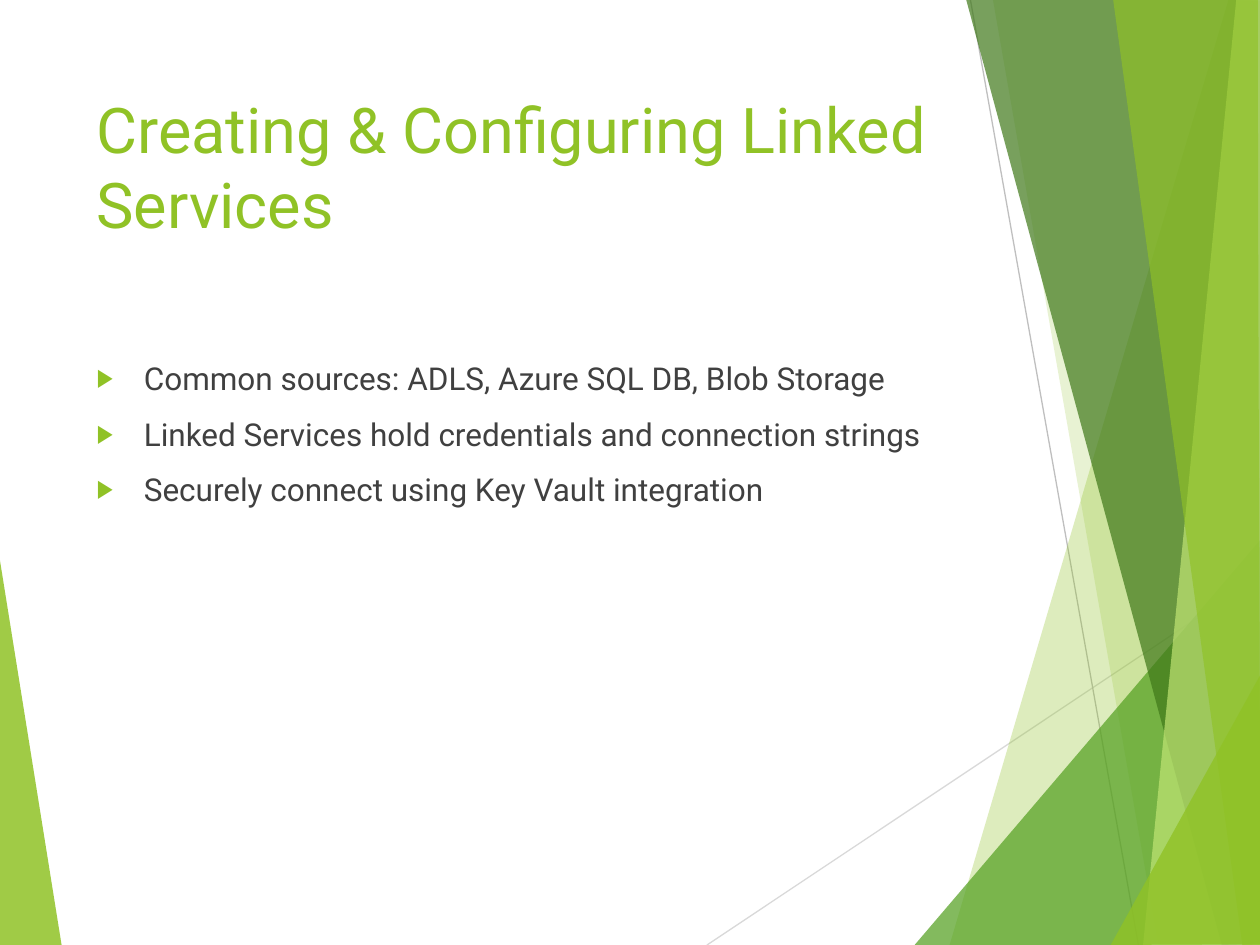
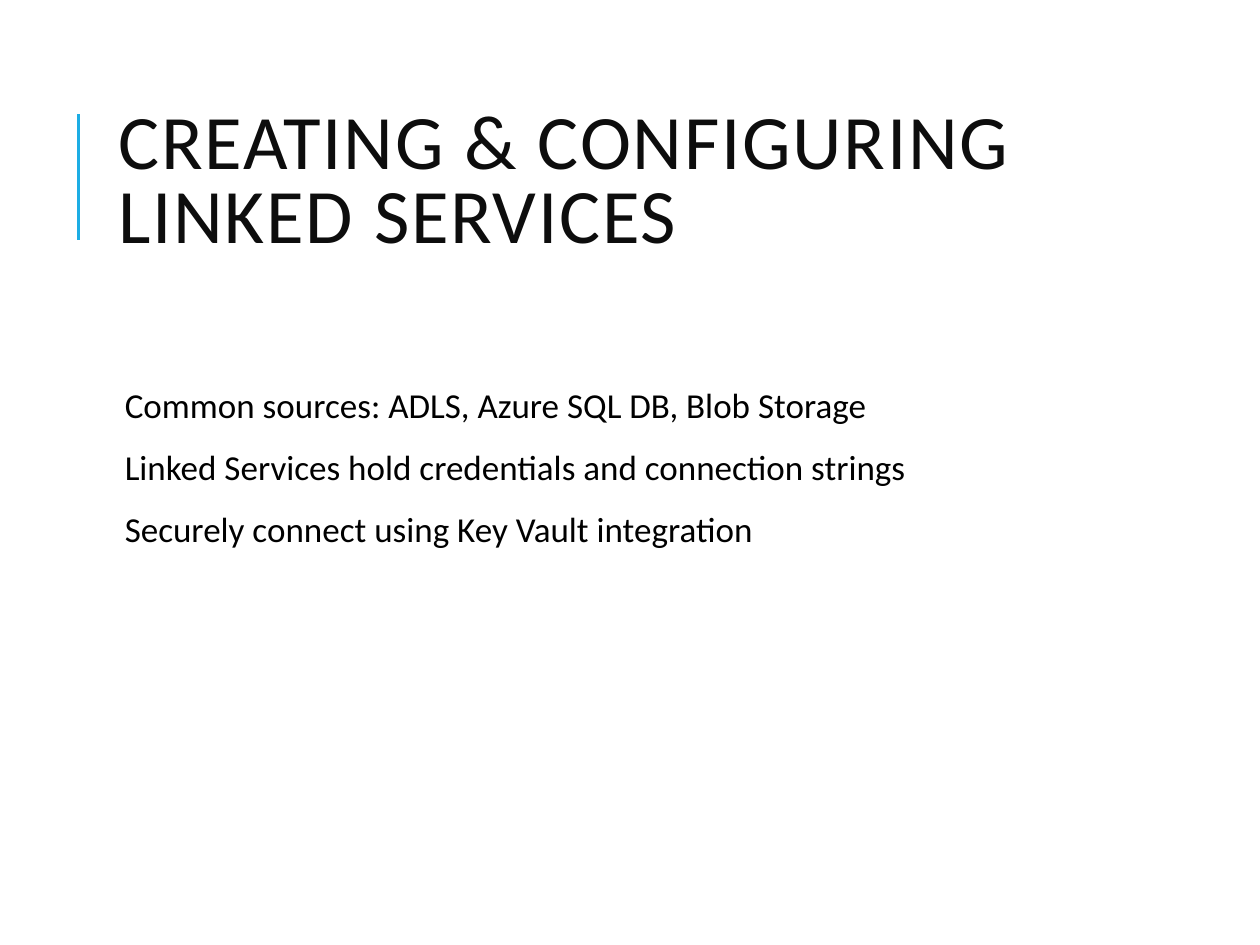
Before and after one commit to vivek1570/DE-Content-WithSnowflakes, a slide deck: slide 6 of Week-1/Day-3/Azure_Data_Factory_Overview.pptx. Drawn at 1260x945 pixels with LibreOffice and Linux fonts; fonts in the diff are those of the drawing. Boxes give left, top, right and bottom in pixels: in the first picture for what was removed or moved away, otherwise in the second. Text is boxed around its words. In the diff, an @@ line names an element or a change of style, - is before the commit and + after.

```diff
--- a/Week-1/Day-3/Azure_Data_Factory_Overview.pptx
+++ b/Week-1/Day-3/Azure_Data_Factory_Overview.pptx
@@ title "CREATING & CONFIGURING LINKED SERVICES" at (118,119,1008,244): vertical alignment top to middle @@
@@ line added from (78, 239) to (78, 113), #1CADE4 1.5 pt @@
@@ title at (118,119,1008,244): text changed; size 36 to 44 pt; font Roboto to Calibri; text colour #90C226 to #0D0D0D @@
-Creating & Configuring Linked Services
+CREATING & CONFIGURING LINKED SERVICES
@@ text "Common sources: ADLS, Azure SQL ...": place and size @@
-text "Common sources: ADLS, Azure SQL ..." at (144,366,920,508)
+text "Common sources: ADLS, Azure SQL ..." at (125,393,905,548)
@@ text "Common sources: ADLS, Azure SQL ..." at (125,393,905,548): size 18 to 20 pt, font Roboto to Calibri, text colour #404040 to #000000; bullet ▶ to  ; line spacing 1 to 0.9; more space between paragraphs; bullet colour #90C226 to #1CADE4 @@
@@ group removed at (0,0,1260,945): 8 freeform shapes, 2 lines @@
```
Also in this commit, not shown: 11 other slides changed, 7 other files.
